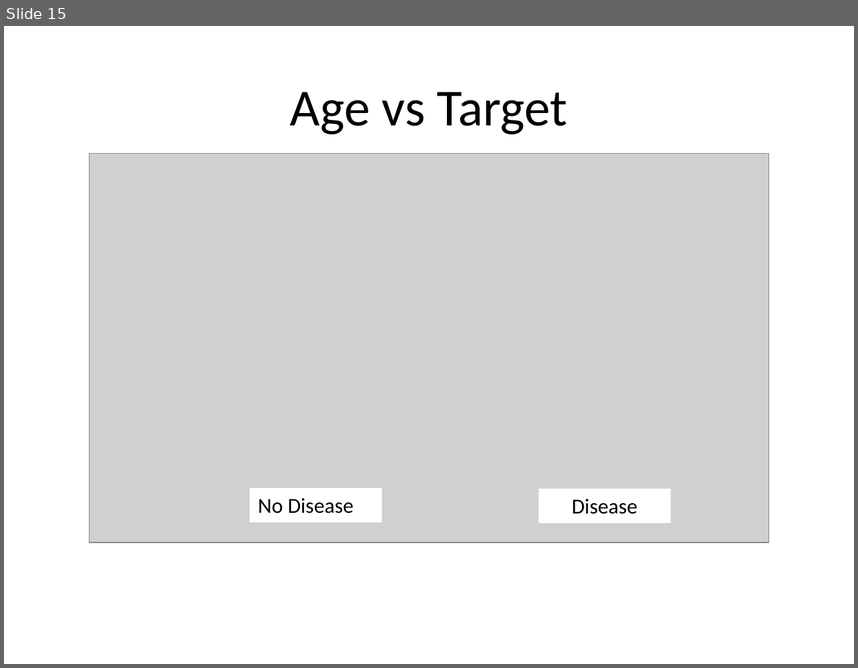
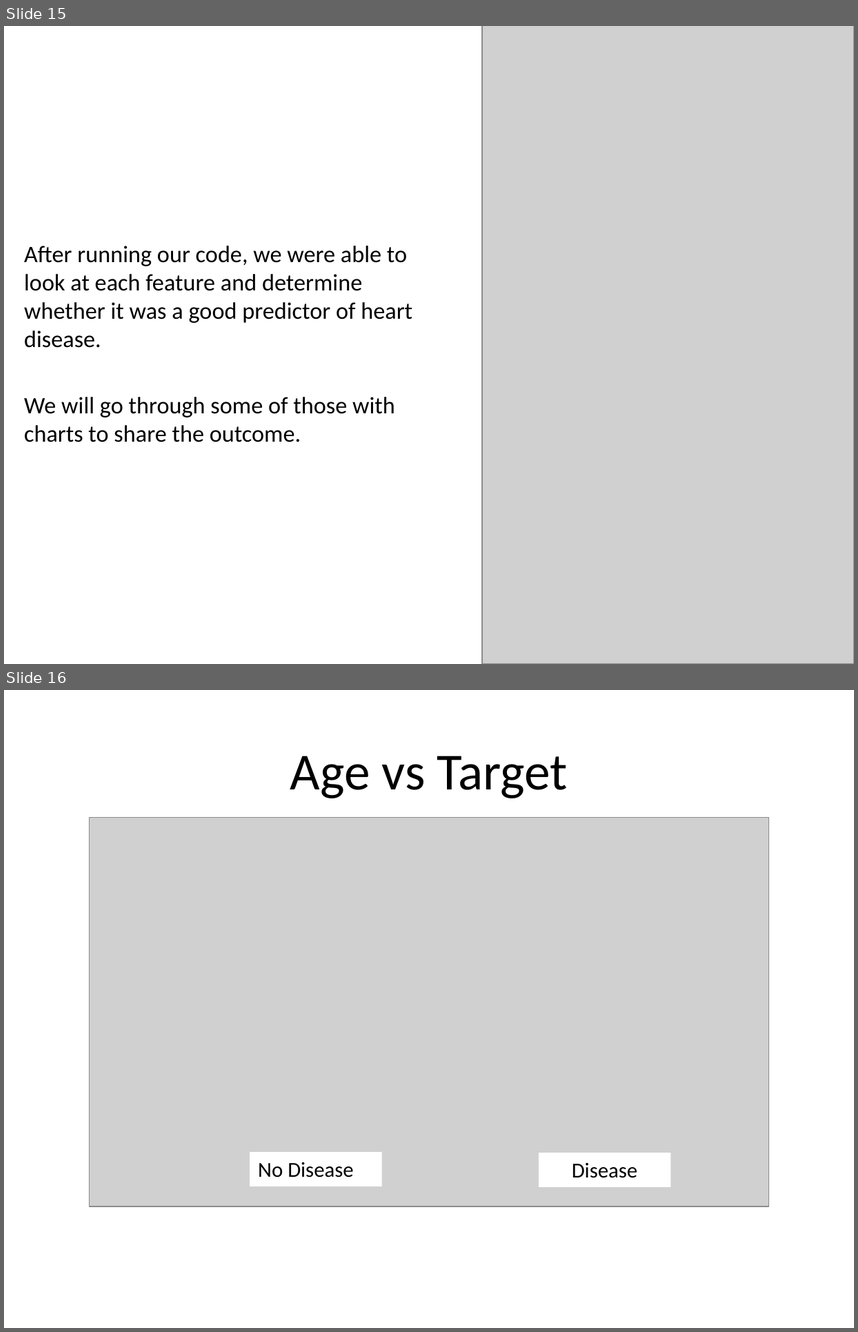
Before and after one commit to AndreaLHazzard/Heart_Disease_Predictor, a slide deck: Heart_Disease_Model_Presentation.pptx. Shown one above the other, each under a label of ours: slide 15 before the commit, slides 15 and 16 after it. The pictures are 858x668 and 858x1332 pixels, drawn with LibreOffice and Linux fonts; fonts in the diff are those of the drawing; grey boxes stand for pictures. Boxes give left, top, right and bottom in pixels: in the first picture for what was removed or moved away, otherwise in the second. Text is boxed around its words. In the diff, an @@ line names an element or a change of style, - is before the commit and + after.

```diff
--- a/Heart_Disease_Model_Presentation.pptx
+++ b/Heart_Disease_Model_Presentation.pptx
@@ slide 15 added at bbox=[4, 26, 854, 664], background #FFFFFF @@
@@ picture added at bbox=[481, 26, 854, 664] @@
@@ text added at bbox=[24, 245, 412, 442], 20 pt, text #000000 @@
+After running our code, we were able to look at each feature and determine whether it was a good predictor of heart disease.
+We will go through some of those with charts to share the outcome.
@@ what was slide 15 is now slide 16 @@
```
